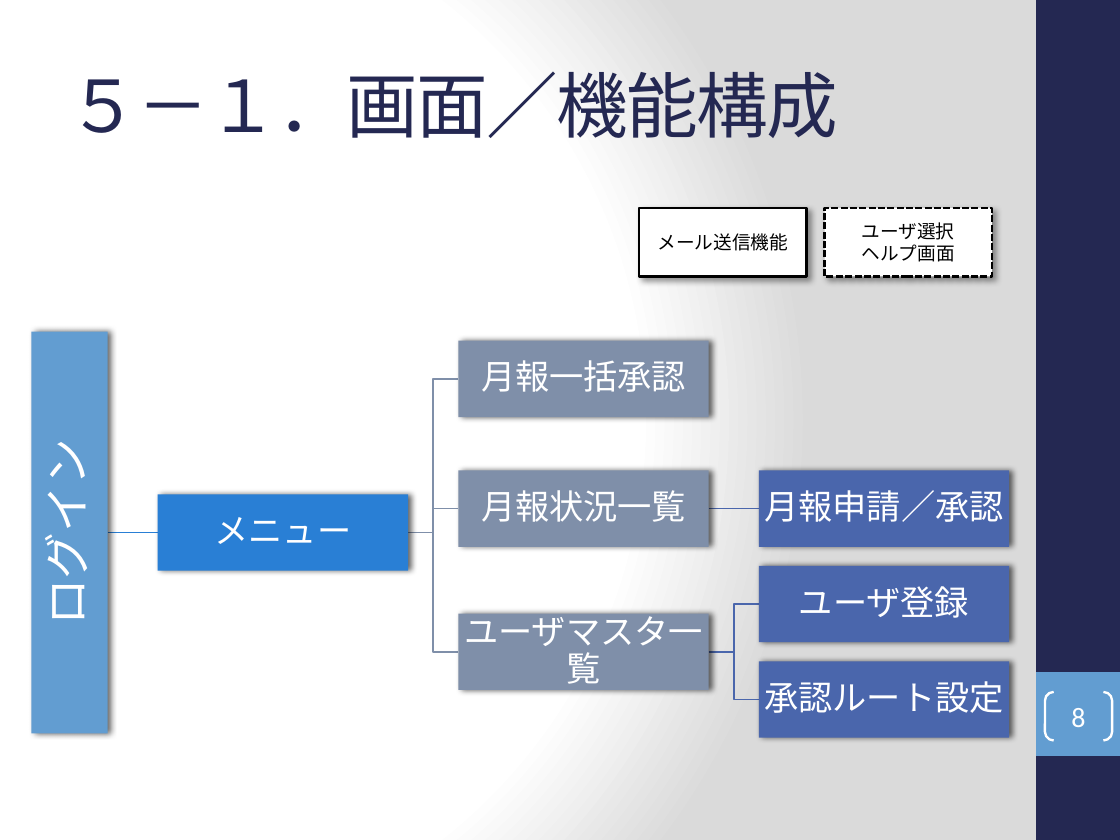
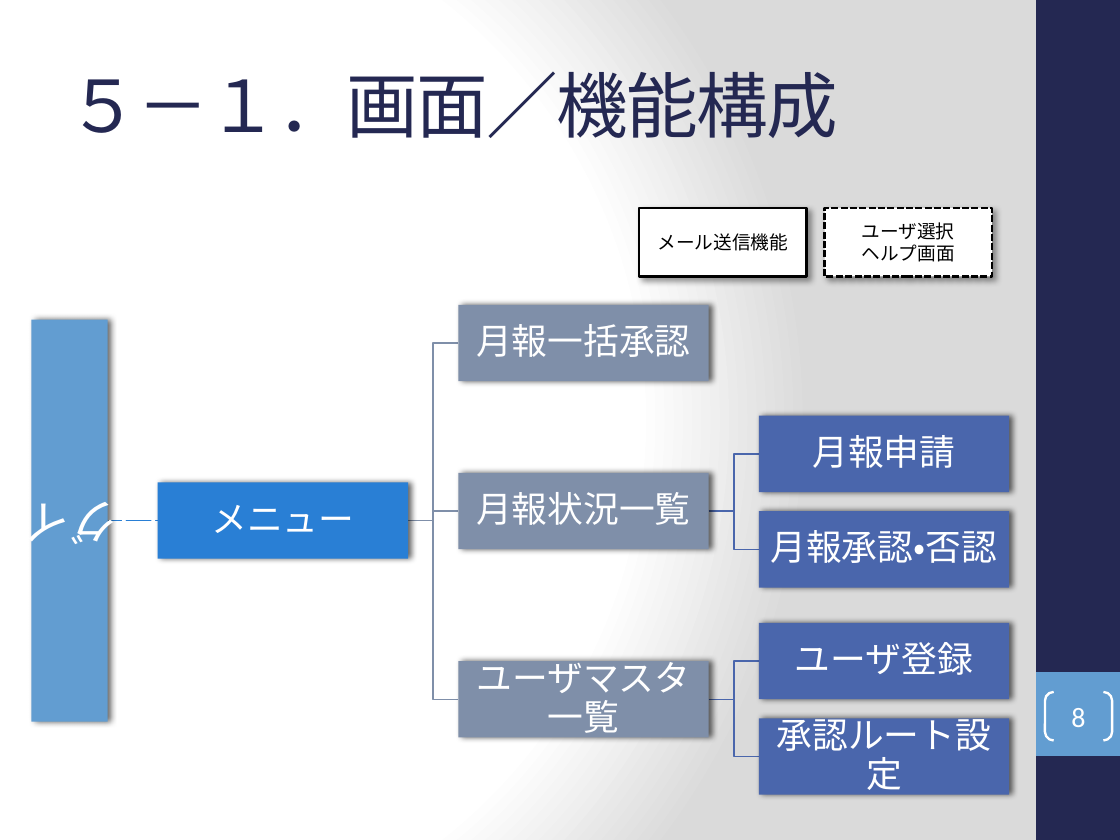
Before and after one commit to around7days/AppFreeMemo, a slide deck: slide 8 of 月報システム化提案.pptx. Drawn at 1120x840 pixels with LibreOffice and Linux fonts; fonts in the diff are those of the drawing. Boxes give left, top, right and bottom in pixels: in the first picture for what was removed or moved away, otherwise in the second. Text is boxed around its words. In the diff, an @@ line names an element or a change of style, - is before the commit and + after.

```diff
--- a/月報システム化提案.pptx
+++ b/月報システム化提案.pptx
@@ text "月報一括承認": place and size @@
-text "月報一括承認" at <box>481,360,686,392</box>
+text "月報一括承認" at <box>476,324,691,357</box>
@@ rectangle: place and size @@
-rectangle at <box>458,340,709,417</box>
+rectangle at <box>458,305,709,381</box>
@@ freeform shape: place and size @@
-freeform shape at <box>408,379,458,532</box>
+freeform shape at <box>408,343,458,520</box>
@@ rectangle: place and size @@
-rectangle at <box>759,566,1010,642</box>
+rectangle at <box>759,416,1010,492</box>
@@ text at <box>812,435,955,468</box>: text changed; size 22 to 23 pt @@
-月報申請／承認
+月報申請
@@ freeform shape added at <box>709,454,759,511</box>, outline #4A66AC 1 pt @@
@@ text "ログイン": place and size @@
-text "ログイン" at <box>31,457,99,620</box>
+text "ログイン" at <box>23,498,163,558</box>
@@ text "ログイン" at <box>23,498,163,558</box>: rotation 270 to 180 degrees @@
@@ freeform shape: place and size @@
-freeform shape at <box>408,508,458,532</box>
+freeform shape at <box>408,505,458,516</box>
@@ 2 rectangles, 1 text, 1 freeform shape: place and size @@
-2 rectangles, 1 text, 1 freeform shape at <box>32,331,409,733</box>
+2 rectangles, 1 text, 1 freeform shape at <box>32,320,409,722</box>
@@ freeform shape: place and size @@
-freeform shape at <box>408,532,458,652</box>
+freeform shape at <box>408,521,458,700</box>
@@ freeform shape: place and size @@
-freeform shape at <box>709,503,759,514</box>
+freeform shape at <box>709,511,759,549</box>
@@ rectangle: place and size @@
-rectangle at <box>759,470,1010,547</box>
+rectangle at <box>759,511,1010,587</box>
@@ text added at <box>770,530,997,563</box>, 23 pt, text #FFFFFF @@
+月報承認・否認
@@ size 22 to 23 pt in 6 elements at <box>476,492,691,525</box>, <box>211,505,354,533</box>, <box>476,324,691,357</box>, <box>476,655,690,740</box>, <box>777,712,992,797</box>, <box>795,642,973,675</box> @@
@@ text "ユーザ登録": place and size @@
-text "ユーザ登録" at <box>799,586,969,618</box>
+text "ユーザ登録" at <box>795,642,973,675</box>
@@ rectangle: place and size @@
-rectangle at <box>759,662,1010,738</box>
+rectangle at <box>759,623,1010,699</box>
@@ text "ユーザマスタ一覧": place and size @@
-text "ユーザマスタ一覧" at <box>464,610,702,691</box>
+text "ユーザマスタ一覧" at <box>476,655,690,740</box>
@@ rectangle: place and size @@
-rectangle at <box>458,614,709,690</box>
+rectangle at <box>458,661,709,737</box>
@@ freeform shape: place and size @@
-freeform shape at <box>709,652,759,700</box>
+freeform shape at <box>709,661,759,699</box>
@@ freeform shape: place and size @@
-freeform shape at <box>709,604,759,652</box>
+freeform shape at <box>709,699,759,756</box>
@@ text "承認ルート設定": place and size @@
-text "承認ルート設定" at <box>764,681,1003,713</box>
+text "承認ルート設定" at <box>777,712,992,797</box>
@@ rectangle added at <box>759,718,1010,794</box>, fill #4A66AC @@
```
Also in this commit, not shown: 2 other slides changed, 1 slide added, 1 slide removed.
